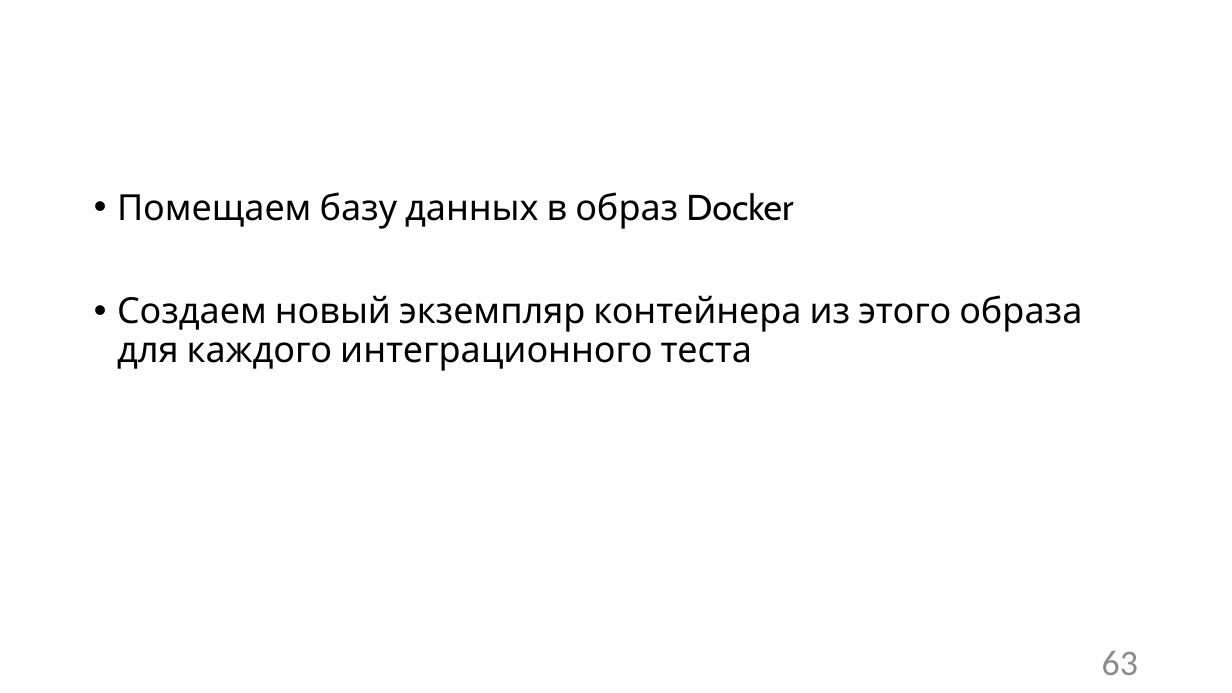
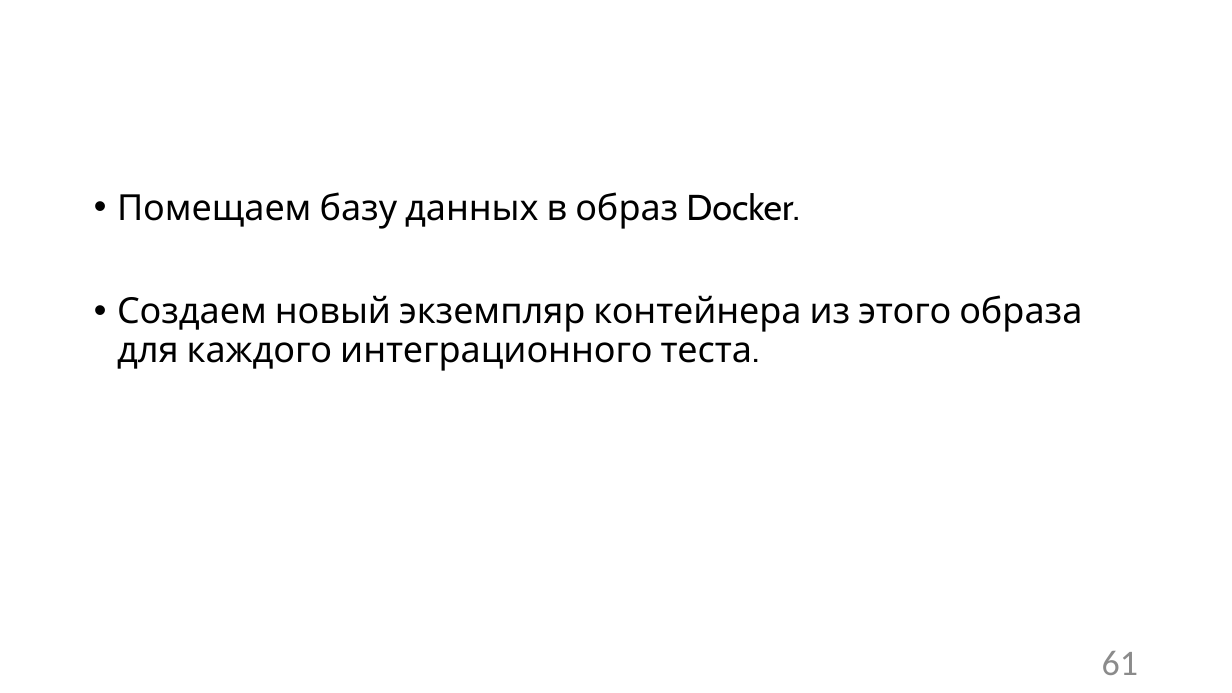
Before and after one commit to Sa1Gur/DbTest.Containers, a slide deck: slide 61 of DbaseTesting.pptx (slide 63 before the commit). Drawn at 1232x693 pixels with LibreOffice and Linux fonts; fonts in the diff are those of the drawing; background and template pictures are left out. Boxes give left, top, right and bottom in pixels: in the first picture for what was removed or moved away, otherwise in the second. Text is boxed around its words. In the diff, an @@ line names an element or a change of style, - is before the commit and + after.

```diff
--- a/DbaseTesting.pptx
+++ b/DbaseTesting.pptx
@@ text at (117, 192, 1082, 371): text changed @@
-• Помещаем базу данных в образ Docker
-• Создаем новый экземпляр контейнера из этого образа для каждого интеграционного теста
+• Помещаем базу данных в образ Docker.
+• Создаем новый экземпляр контейнера из этого образа для каждого интеграционного теста.
@@ page number at (1102, 651, 1138, 675): text changed @@
-63
+61
```
Also in this commit, not shown: 13 other slides changed, 2 slides removed, 5 other files.
